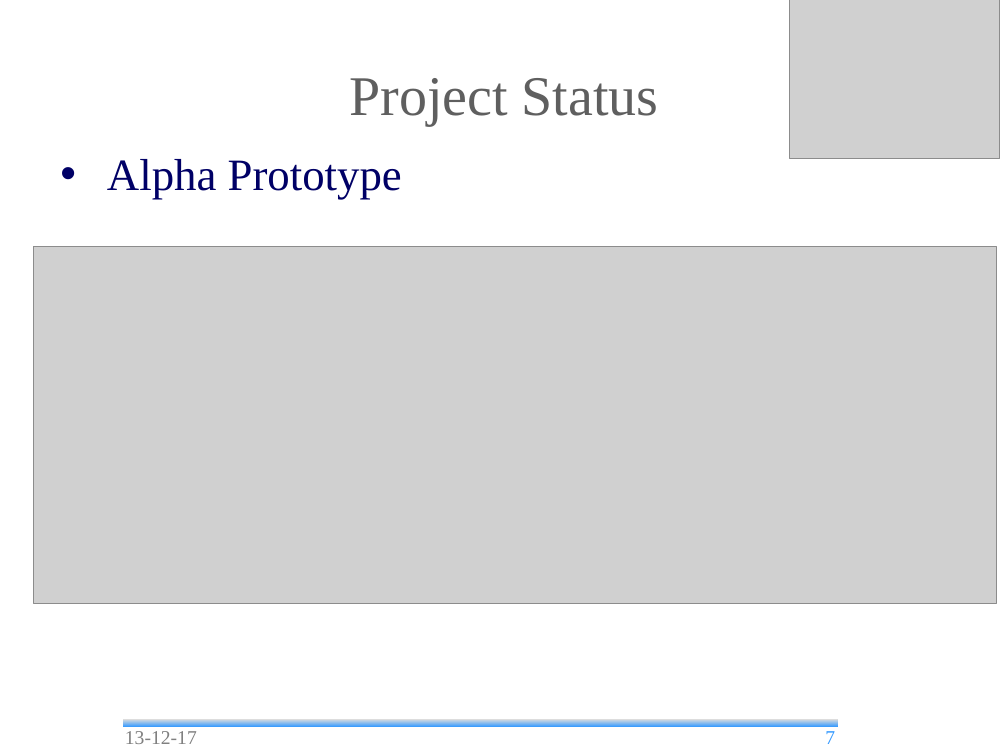
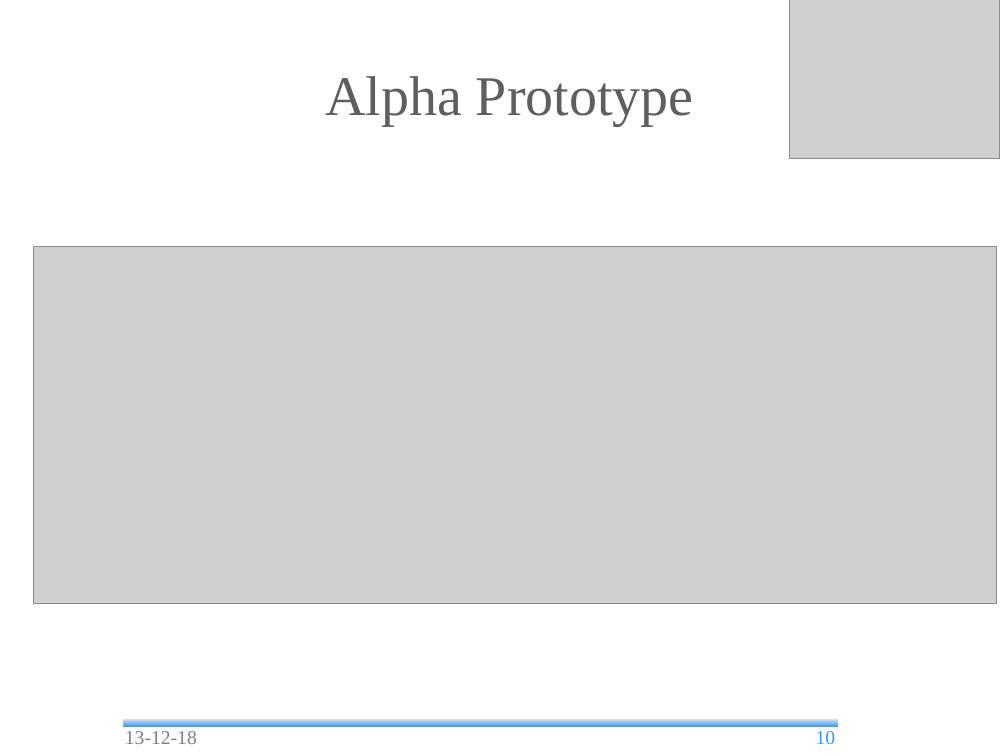
Before and after one commit to andrea-bottoli/DSD, a slide deck: slide 10 of Documentation/Presentations/Beta_Prototype.odp (slide 7 before the commit). Drawn at 1008x756 pixels with LibreOffice and Linux fonts; fonts in the diff are those of the drawing; grey boxes stand for pictures; background and template pictures are left out. Boxes give left, top, right and bottom in pixels: in the first picture for what was removed or moved away, otherwise in the second. Text is boxed around its words. In the diff, an @@ line names an element or a change of style, - is before the commit and + after.

```diff
--- a/Documentation/Presentations/Beta_Prototype.odp
+++ b/Documentation/Presentations/Beta_Prototype.odp
@@ title "Alpha Prototype": place and size @@
-title "Alpha Prototype" at [107,159,402,200]
+title "Alpha Prototype" at [325,76,693,126]
@@ title "Alpha Prototype" at [325,76,693,126]: size 32 to 40 pt, text colour #000066 to #5F5F5F; alignment left to centre; bullet • to none; less space between paragraphs; vertical alignment top to middle @@
@@ title removed at [349,78,659,126] @@
-Project Status
@@ text at [125,731,197,744]: text changed @@
-13-12-17
+13-12-18
@@ page number at [816,731,836,744]: text changed @@
-7
+10
```
Also in this commit, not shown: 13 other slides changed, 11 slides added, 6 slides removed, 1 other file.
